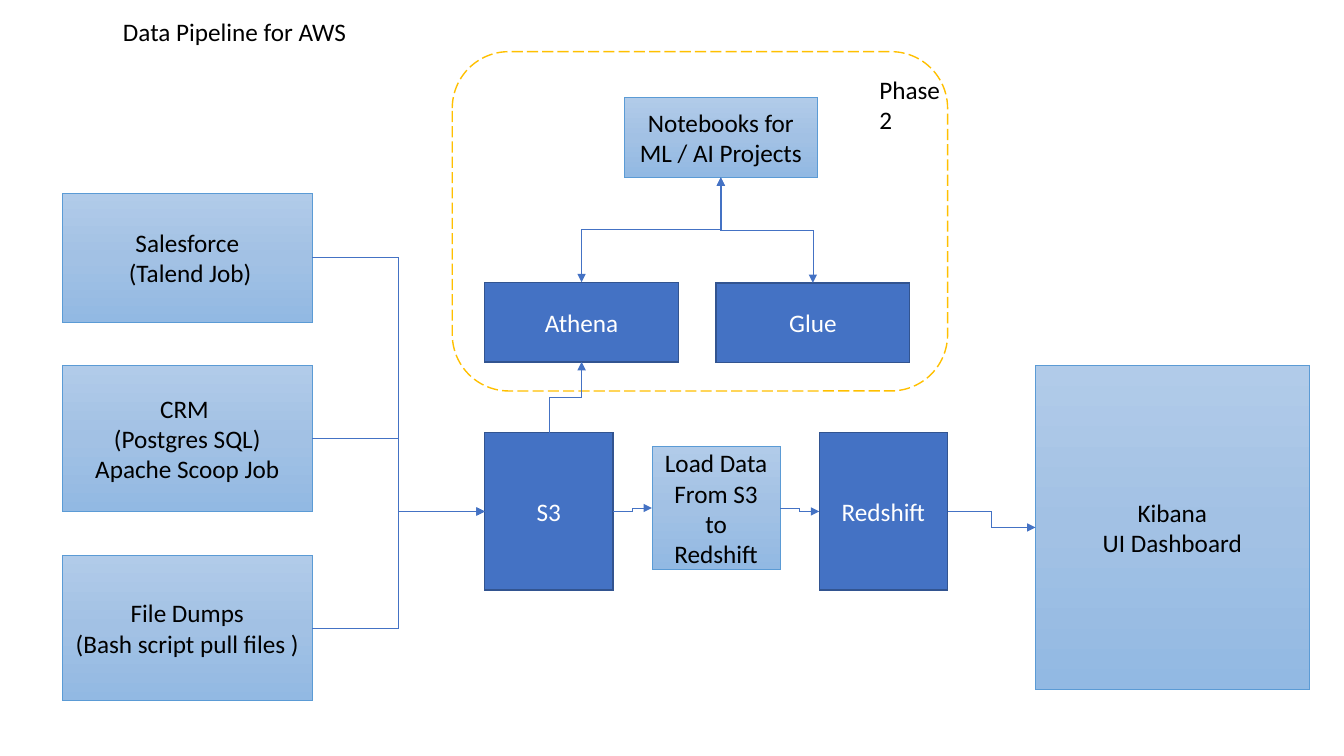
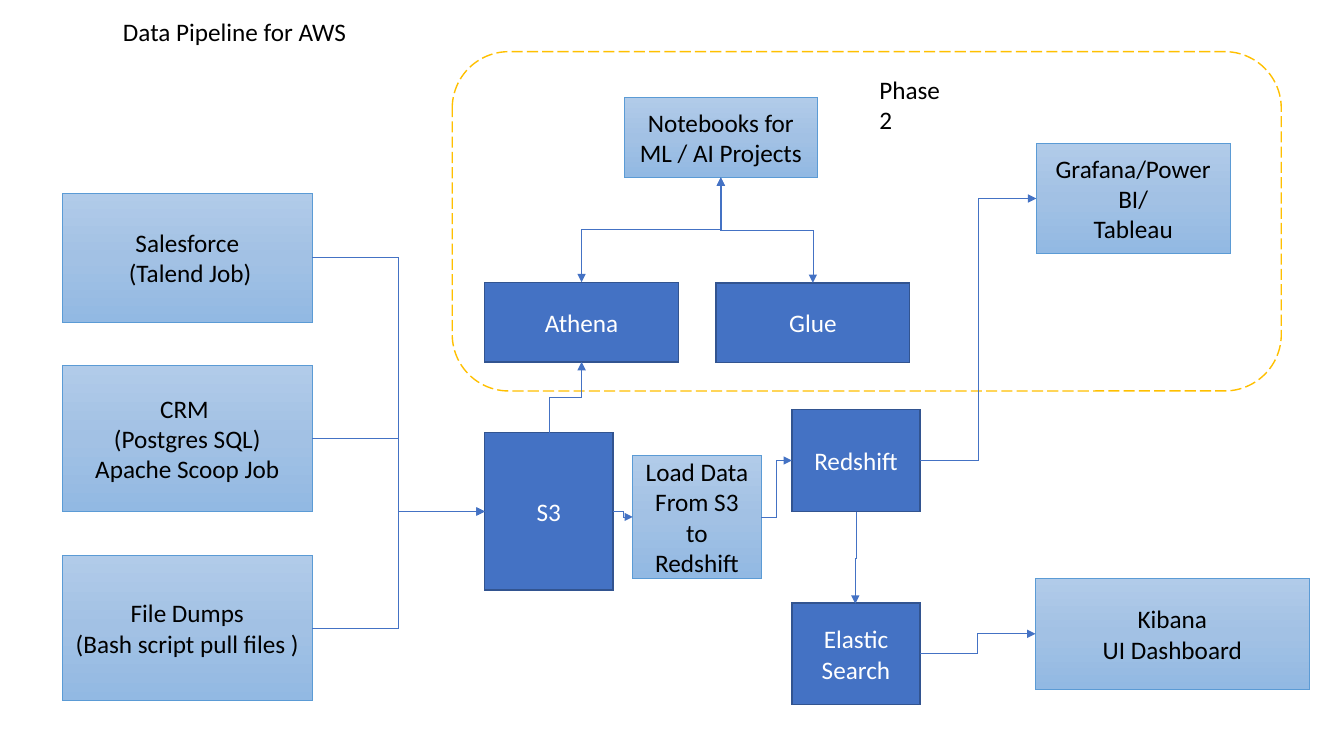
Before and after one commit to saagie/demo-customer360, a slide deck: slide 4 of Customer360.pptx. Drawn at 1344x756 pixels with LibreOffice and Linux fonts; fonts in the diff are those of the drawing. Boxes give left, top, right and bottom in pixels: in the first picture for what was removed or moved away, otherwise in the second. Text is boxed around its words. In the diff, an @@ line names an element or a change of style, - is before the commit and + after.

```diff
--- a/Customer360.pptx
+++ b/Customer360.pptx
@@ rounded rectangle: place and size @@
-rounded rectangle at [453, 51, 948, 391]
+rounded rectangle at [453, 51, 1282, 391]
@@ rectangle added at [1036, 143, 1230, 254], fill gradient #B1CBE9 to #A3C1E5 to #93B9E4, outline #5B9BD5 0.5 pt, 18 pt, text #000000 @@
+Grafana/Power BI/
+Tableau
@@ elbow arrow moved from (948, 511) - (1035, 527) to (921, 461) - (1036, 199) @@
@@ rectangle "Redshift": place and size @@
-rectangle "Redshift" at [820, 433, 948, 590]
+rectangle "Redshift" at [792, 409, 921, 511]
@@ rectangle "Load Data": place and size @@
-rectangle "Load Data" at [652, 447, 780, 570]
+rectangle "Load Data" at [633, 456, 761, 579]
@@ elbow arrow moved from (780, 508) - (820, 511) to (761, 517) - (792, 461) @@
@@ elbow arrow moved from (613, 511) - (652, 508) to (613, 511) - (633, 517) @@
@@ elbow arrow added from (857, 512) to (856, 604), #4472C4 0.5 pt @@
@@ rectangle "Kibana": place and size @@
-rectangle "Kibana" at [1035, 366, 1309, 690]
+rectangle "Kibana" at [1035, 579, 1309, 690]
@@ rectangle added at [792, 603, 921, 705], fill #4472C4, outline #325491 1 pt, 18 pt, text #FFFFFF @@
+Elastic Search
@@ elbow arrow added from (921, 654) to (1035, 634), #4472C4 0.5 pt @@
```
Also in this commit, not shown: 1 other slide changed.
